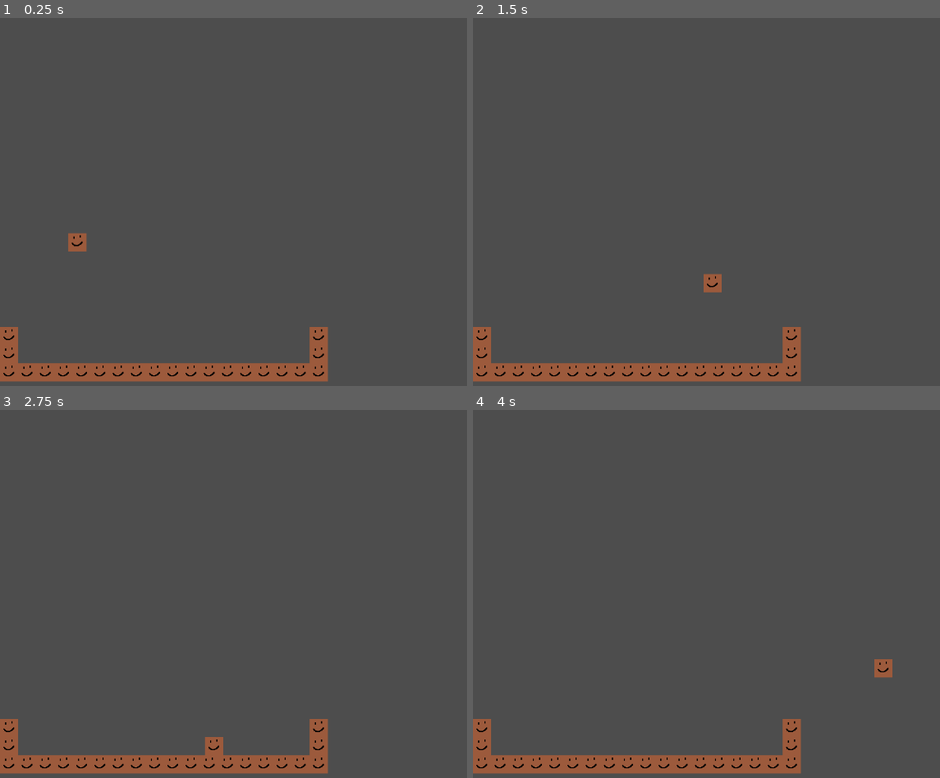
Above: before the commit, frames 1-4 (two rows, left to right).
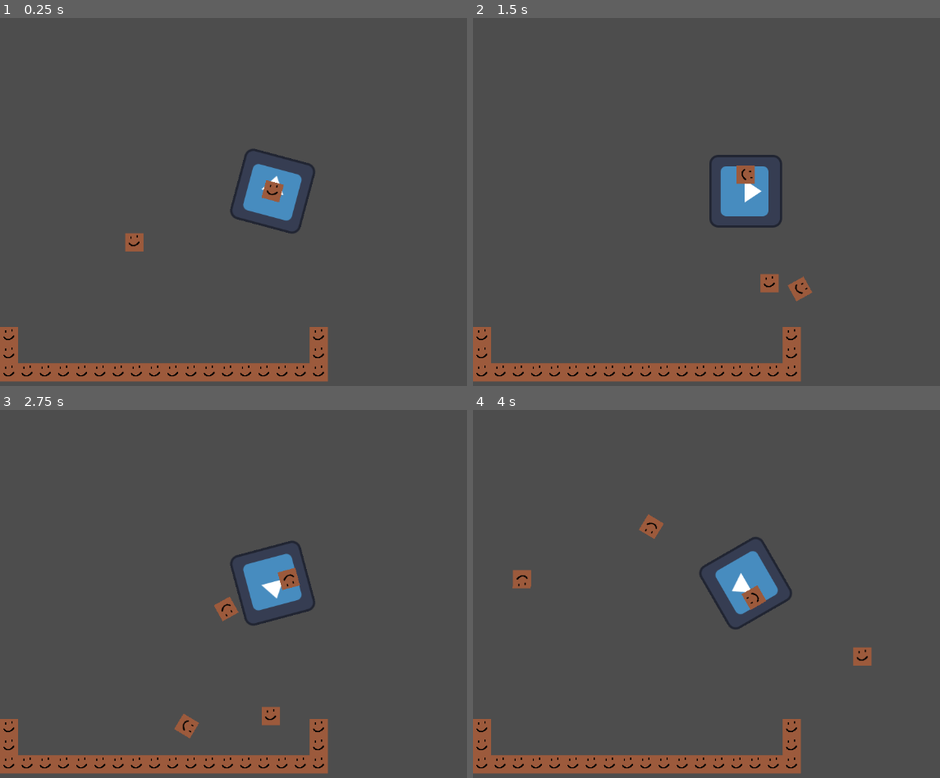
Above: after the commit, the same moments.

Repository: kaitaobenson/Dunebound
Game: Godot game, scene res://Main.tscn
Two runs of this game, one before a commit and one after it. Both use one fixed random seed, a clock stepped at 60 frames per second and the inputs below. The engine's default icon, where the game draws it, is replaced by a stand-in: a white triangle on a blue panel in a dark square.
Inputs:
- Up to frame 1 (0.25 s): no input
- Up to frame 2 (1.5 s): hold Right (move-right) from 0.53 s (still down); tap Space (ui_accept) at 0.6, 0.77, 1.07, 1.35 s
- Up to frame 3 (2.75 s): tap Space (ui_accept) at 1.52, 1.82, 2.1 s; release Right (move-right) at 2.03 s; hold Left (ui_left) from 2.03 s (still down)
- Up to frame 4 (4 s): release Left (ui_left) at 2.78 s; hold Right (move-right) from 2.78 s (still down); tap Space (ui_accept) at 2.85, 3.02, 3.32, 3.6, 3.77 s

The runs differ from the first frame. In frame 1, 2.2% of the frame differs, in the area x 14-68%, y 35-64%; in frame 2, 2.4%; in frame 3, 2.6%; in frame 4, 2.6%, in the area x 8-90%, y 28-73%.

Commit message:
add bullet bullet gun gun

Diff:
--- a/KaiTest3/Main.tscn
+++ b/KaiTest3/Main.tscn
@@ -1,8 +1,9 @@
-[gd_scene load_steps=7 format=3 uid="uid://bfyyn42ksngl"]
+[gd_scene load_steps=8 format=3 uid="uid://bfyyn42ksngl"]
 
 [ext_resource type="Texture2D" uid="uid://bv056h1kioqs5" path="res://pixil-frame-0.png" id="1_puo0q"]
 [ext_resource type="Script" path="res://CharacterBody2D.gd" id="2_i0tvu"]
 [ext_resource type="Script" path="res://keybindLoader.gd" id="3_ch58k"]
+[ext_resource type="PackedScene" uid="uid://oqb4x3h5pj8" path="res://gun.tscn" id="3_yelqt"]
 
 [sub_resource type="TileSetAtlasSource" id="TileSetAtlasSource_jd2el"]
 texture = ExtResource("1_puo0q")
@@ -30,6 +31,7 @@
 layer_0/tile_data = PackedInt32Array(1245184, 0, 0, 1245185, 0, 0, 1245186, 0, 0, 1245187, 0, 0, 1245188, 0, 0, 1245189 …(247 unchanged characters)…
 
 [node name="Player" type="CharacterBody2D" parent="."]
+position = Vector2(100, 0)
 script = ExtResource("2_i0tvu")
 
 [node name="CollisionShape2D" type="CollisionShape2D" parent="Player"]
@@ -42,3 +44,5 @@
 
 [node name="keybindHandler" type="Node" parent="."]
 script = ExtResource("3_ch58k")
+
+[node name="Gun" parent="." instance=ExtResource("3_yelqt")]
--- /dev/null
+++ b/KaiTest3/bulletHandler.gd
@@ -0,0 +1,18 @@
+extends CharacterBody2D
+signal hitByBullet
+# Called when the node enters the scene tree for the first time.
+func fire(angle,fdamage,speed)->void:
+	set_meta("damage",fdamage)
+	self.rotation = angle
+	velocity.y = sin(angle)
+	velocity.x = cos(angle)
+	velocity = velocity * speed
+func _ready():
+	velocity.x = 0
+	velocity.y = 0
+# Called every frame. 'delta' is the elapsed time since the previous frame.
+func _process(delta):
+	if move_and_collide(velocity*delta)&&get_meta("bulletActive"):
+		var damage = get_meta("damage")
+		emit_signal("hitByBullet",damage)
+		self.queue_free()
--- /dev/null
+++ b/KaiTest3/gun.tscn
@@ -0,0 +1,39 @@
+[gd_scene load_steps=6 format=3 uid="uid://oqb4x3h5pj8"]
+
+[ext_resource type="Texture2D" uid="uid://b8iouluube11q" path="res://icon.svg" id="1_akmww"]
+[ext_resource type="Script" path="res://gunHandler.gd" id="2_aj006"]
+[ext_resource type="Script" path="res://bulletHandler.gd" id="3_fy4pl"]
+[ext_resource type="Texture2D" uid="uid://bv056h1kioqs5" path="res://pixil-frame-0.png" id="4_3t11o"]
+
+[sub_resource type="RectangleShape2D" id="RectangleShape2D_d2di1"]
+size = Vector2(29, 30)
+
+[node name="linearGun" type="Sprite2D"]
+position = Vector2(479, 305)
+texture = ExtResource("1_akmww")
+script = ExtResource("2_aj006")
+metadata/bulletSpeed = 400
+metadata/reloadTime = 2.0
+metadata/shotSpeed = 0.5
+metadata/bulletPerClip = 9
+metadata/damage = 3
+
+[node name="masterBullet" type="CharacterBody2D" parent="."]
+script = ExtResource("3_fy4pl")
+metadata/damage = 0
+metadata/distanceUntilSlowdown = 0
+metadata/bulletActive = false
+
+[node name="hitbox" type="CollisionShape2D" parent="masterBullet"]
+position = Vector2(-1.5, 1)
+shape = SubResource("RectangleShape2D_d2di1")
+
+[node name="sprite2D" type="Sprite2D" parent="masterBullet"]
+texture = ExtResource("4_3t11o")
+
+[node name="activeBullets" type="Node" parent="."]
+
+[node name="shootTimer" type="Timer" parent="."]
+
+[node name="reloadTimer" type="Timer" parent="."]
+one_shot = true
--- /dev/null
+++ b/KaiTest3/gunHandler.gd
@@ -0,0 +1,30 @@
+extends Sprite2D
+var fireActive:bool = false
+@onready var timer = get_node("shootTimer")
+@onready var reloadTimer = get_node("reloadTimer")
+var ammo:int
+func _ready():
+	#all timers in seconds (not milliseconds)
+	ammo = self.get_meta("bulletPerClip")
+	timer.wait_time = self.get_meta("shotSpeed")
+	reloadTimer.wait_time = self.get_meta("reloadTime")
+	timer.connect("timeout",fireBullet)
+	timer.start()
+func fireBullet()->void:
+	print(ammo)
+	if ammo>0:
+		ammo -= 1
+		var newBullet = get_node("masterBullet").duplicate()
+		newBullet.set_meta("bulletActive",true)
+		get_tree().get_current_scene().add_child(newBullet)
+		newBullet.position = position
+		newBullet.fire(self.rotation,get_meta("damage"),get_meta("bulletSpeed"))
+	else:
+		timer.stop()
+		#reload sequence here
+		reloadTimer.start()
+		await reloadTimer.timeout
+		ammo += get_meta("bulletPerClip")
+		timer.start()
+func _process(delta):
+	rotation_degrees += 1
--- a/KaiTest3/keybindLoader.gd
+++ b/KaiTest3/keybindLoader.gd
@@ -1,4 +1,8 @@
 extends Node
+
+
+@onready var actions:Array = []
+var Parse:JSON = JSON.new()
 
 func addInputAction(key:String,actionName:String):
 	var donger = OS.find_keycode_from_string(key)
@@ -6,44 +10,49 @@
 	dingdongdingalongadingdongdee.physical_keycode = donger
 	InputMap.add_action(actionName)
 	InputMap.action_add_event(actionName,dingdongdingalongadingdongdee)
-@onready var actions:Array = []
-var Parse:JSON = JSON.new()
-#unparse is totally super useful, despite the fact that it doesnt do anything (source: trust me bro)
-#i am the big smart lead programmer
-#so you cannot doubt me
-#ahahahahaha
+
 func Unparse():
 	pass
+
 func changeKeybind(actionName:String,newKey:String)->bool:
 	var bufferParse:JSON = JSON.new()
 	var lerawjson = FileAccess.open("res://userData/keybinds.json",FileAccess.READ)
 	var lejson = lerawjson.get_as_text()
 	bufferParse.parse(lejson)
-	var lejsonbuffer = bufferParse.data
+
+	var leJsonBuffer = bufferParse.data
 	lerawjson.close()
+
 	var foundActionNumber = -1
-	for bhhbj in bufferParse["keybinds"].size():
-		if(lejsonbuffer["keybinds"][bhhbj]["actionName"]==actionName):
+	for bhhbj in leJsonBuffer["keybinds"].size():
+		if(leJsonBuffer["keybinds"][bhhbj]["actionName"]==actionName):
 			foundActionNumber = bhhbj
 			break
-	if(foundActionNumber==-1):
+
+	if(foundActionNumber == -1):
 		return false
-	lejsonbuffer["keybinds"][foundActionNumber]["key"] = newKey
+
+	leJsonBuffer["keybinds"][foundActionNumber]["key"] = newKey
 	lerawjson = FileAccess.open("res://userData/keybinds.json",FileAccess.WRITE)
-	lerawjson.store_string(bufferParse.stringify(lejsonbuffer,"\t"))
+	lerawjson.store_string(bufferParse.stringify(leJsonBuffer,"\t"))
 	lerawjson.close()
+
 	return true
 func reloadKeybinds():
 	var keybindConfig = FileAccess.open("res://userData/keybinds.json",FileAccess.READ)
 	var configText = keybindConfig.get_as_text()
 	actions = InputMap.get_actions()
+
 	for d in actions.size():
 		InputMap.erase_action(actions[d])
+
 	Parse.parse(configText)
 	var parseData = Parse.data
 	for ygu in parseData["keybinds"].size():
 		addInputAction(parseData["keybinds"][ygu]["key"],parseData["keybinds"][ygu]["actionName"])
+
 	keybindConfig.close()
+
 # Called when the node enters the scene tree for the first time.
 func _ready():
 	reloadKeybinds()
--- a/KaiTest3/userData/keybinds.json
+++ b/KaiTest3/userData/keybinds.json
@@ -1,18 +1,18 @@
 {
-	"comment" : "keybinds are in a key-action name format",
-	"comment2" : "the defaults are just some random things i set, feel free to change them",
+	"comment": "keybinds are in a key-action name format",
+	"comment2": "the defaults are just some random things i set, feel free to change them",
 	"keybinds": [
-			{
-				"actionName" : "move-right",
-				"key" : "Right"
-			},
-			{
-				"actionName" : "ui_left",
-				"key" : "Left"
-			},
-			{
-				"actionName" : "ui_accept",
-				"key" : "Space"
-			}
-		]
+		{
+			"actionName": "move-right",
+			"key": "Right"
+		},
+		{
+			"actionName": "ui_left",
+			"key": "Left"
+		},
+		{
+			"actionName": "ui_accept",
+			"key": "Space"
+		}
+	]
 }
